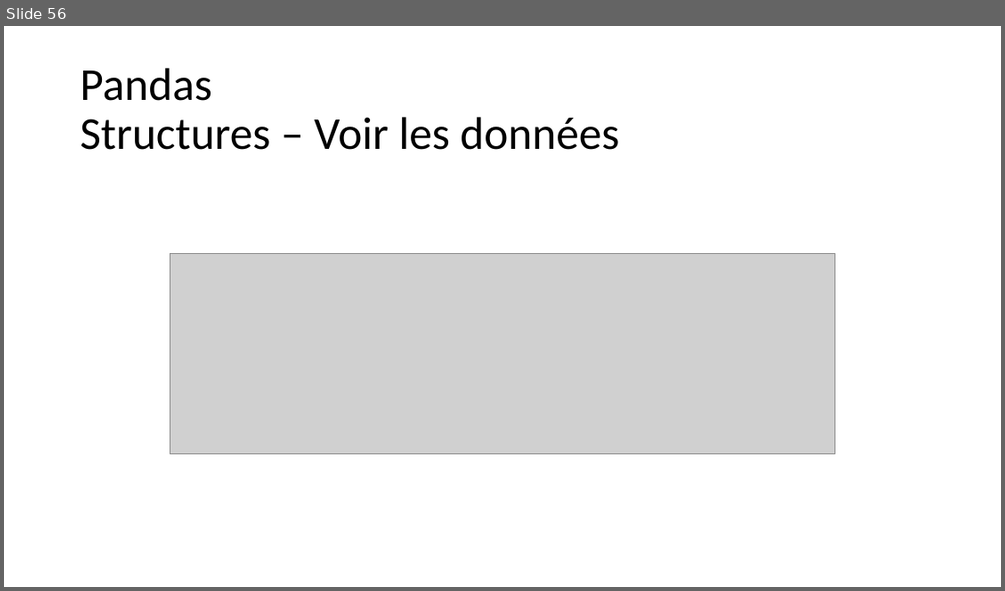
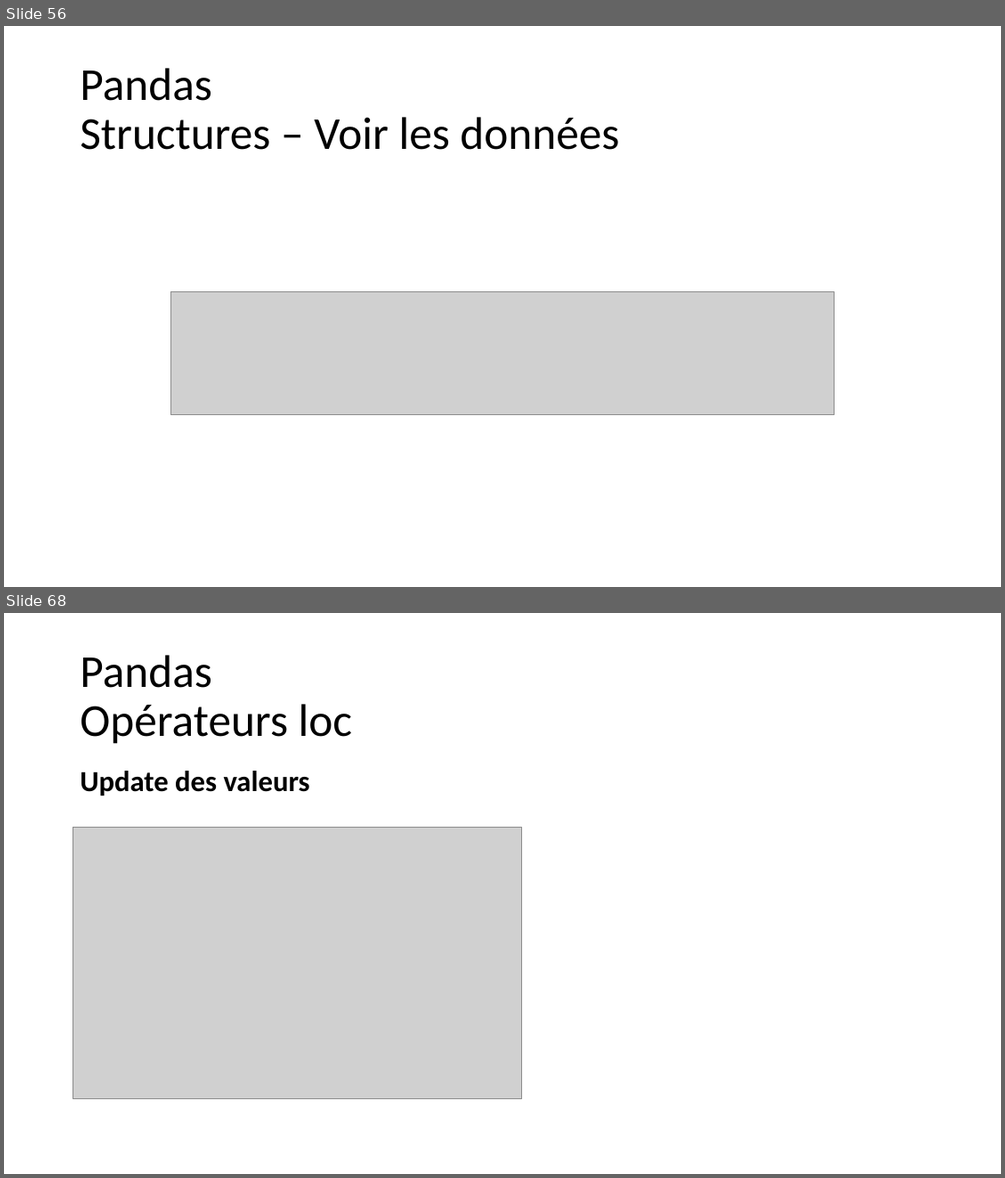
Before and after one commit to aubinthomas/Course, a slide deck: python_debutant/Formation Python débutant.pptx. Shown one above the other, each under a label of ours: slide 56 before the commit, slides 56 and 68 after it; the slides between them are not shown. The pictures are 1005x591 and 1005x1178 pixels, drawn with LibreOffice and Linux fonts; fonts in the diff are those of the drawing; grey boxes stand for pictures. Boxes give left, top, right and bottom in pixels: in the first picture for what was removed or moved away, otherwise in the second. Text is boxed around its words. In the diff, an @@ line names an element or a change of style, - is before the commit and + after.

```diff
--- a/python_debutant/Formation Python débutant.pptx
+++ b/python_debutant/Formation Python débutant.pptx
@@ slide 68 added at (4,613,1001,1174), background #FFFFFF @@
@@ title added at (80,655,352,744), 44 pt, text #000000 @@
+Pandas
+Opérateurs loc
@@ text added at (80,771,310,795), 28 pt, text #000000, bold @@
+Update des valeurs
@@ picture added at (73,827,522,1099) @@
@@ slide 56 changed as well @@
@@ picture: place and size @@
-picture at (170,253,834,454)
+picture at (170,292,834,415)
```
Also in this commit, not shown: 4 other slides changed, 11 other slides added, 2 other files.
